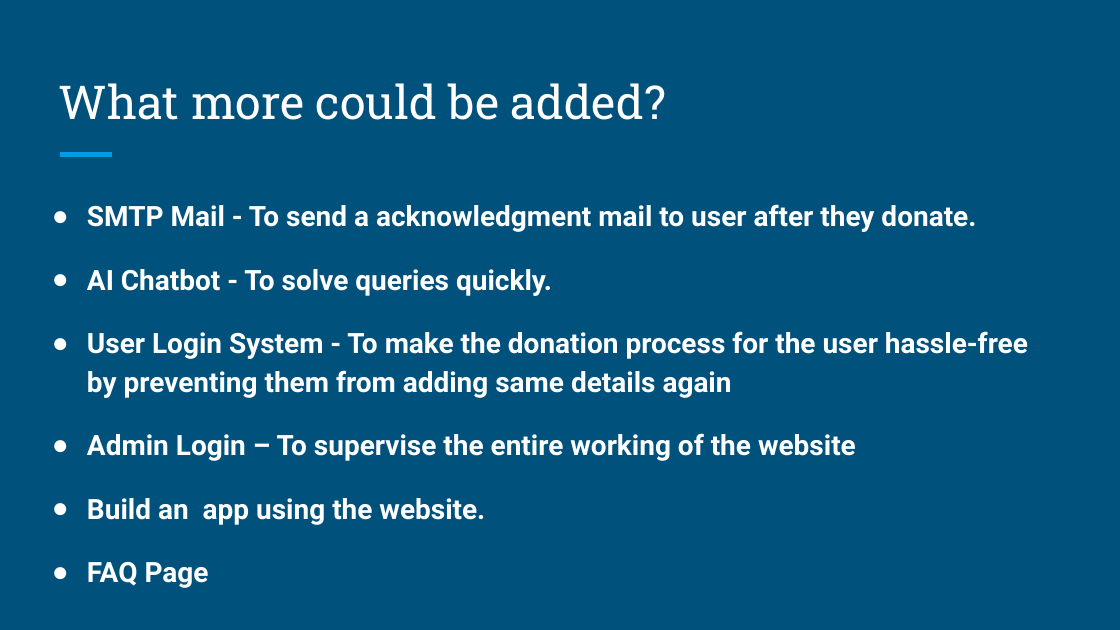
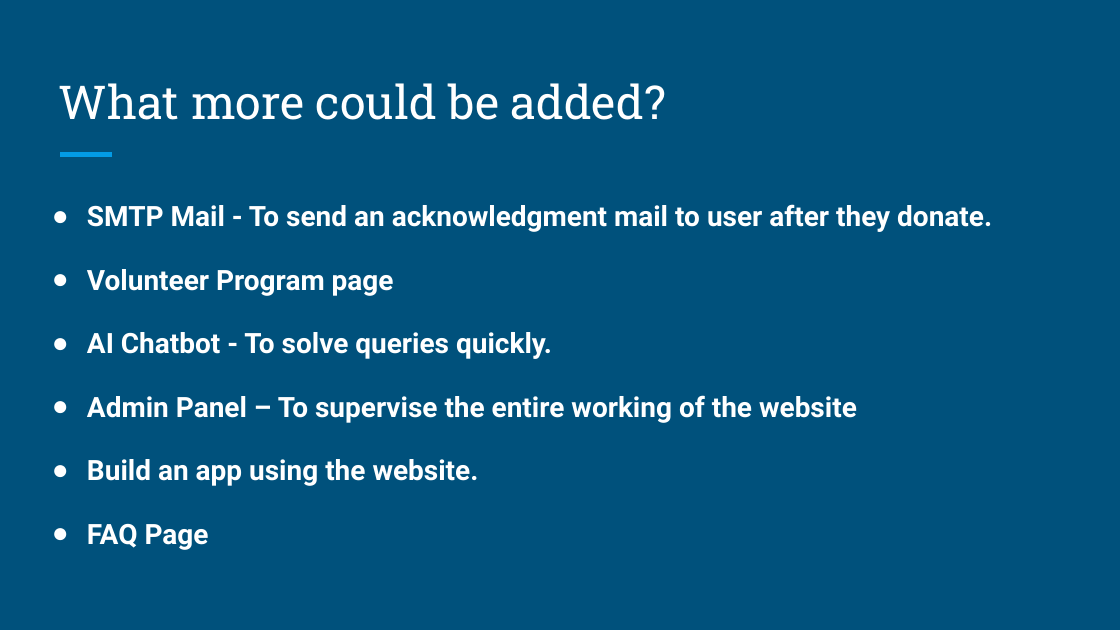
Before and after one commit to bhaveshlohana/humanteamwebsite, a slide deck: slide 8 of 112_Bhavesh Lohana_abstract.pptx. Drawn at 1120x630 pixels with LibreOffice and Linux fonts; fonts in the diff are those of the drawing; background and template pictures are left out. Boxes give left, top, right and bottom in pixels: in the first picture for what was removed or moved away, otherwise in the second. Text is boxed around its words. In the diff, an @@ line names an element or a change of style, - is before the commit and + after.

```diff
--- a/112_Bhavesh Lohana_abstract.pptx
+++ b/112_Bhavesh Lohana_abstract.pptx
@@ text at bbox=[87, 204, 992, 296]: text changed @@
-● SMTP Mail - To send a acknowledgment mail to user after they donate.
+● SMTP Mail - To send an acknowledgment mail to user after they donate.
+● Volunteer Program page
@@ text at bbox=[87, 395, 857, 423]: text changed @@
-● User Login System - To make the donation process for the user hassle-free by preventing them from adding same details again
-● Admin Login – To supervise the entire working of the website
+● Admin Panel – To supervise the entire working of the website
```
Also in this commit, not shown: 3 other slides changed.
